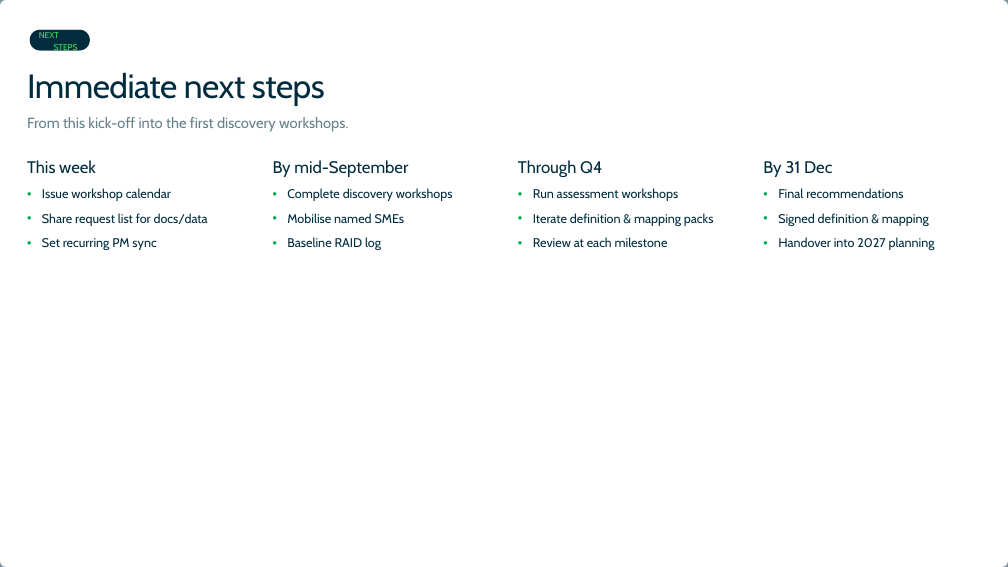
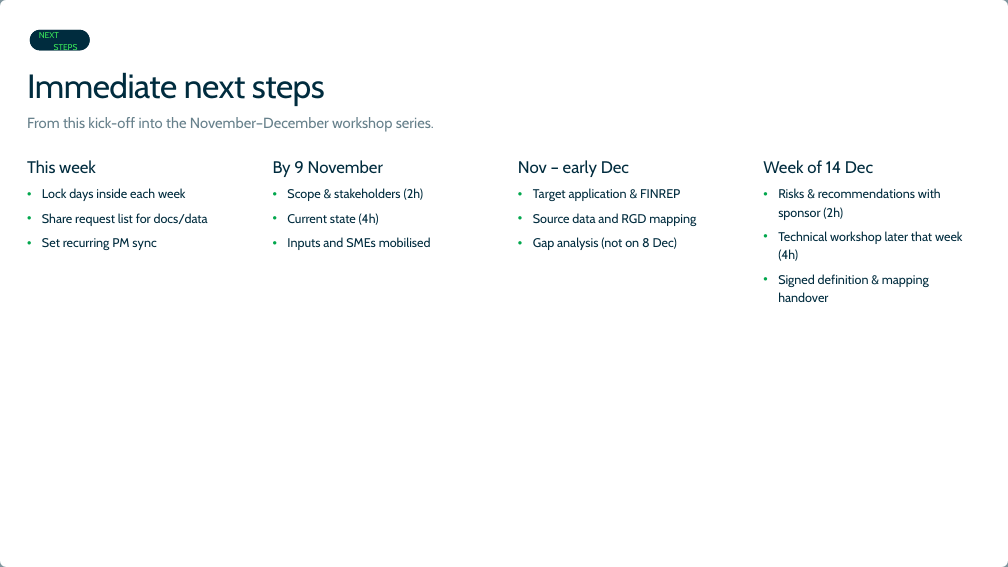
Before and after one commit to vandenbosschekevin-dev/dev, a slide deck: slide 24 of deliverables/Intesa_Sanpaolo_FINREP_RRH_PDS_Workshop_Kick-off.pptx. Drawn at 1008x567 pixels with LibreOffice and Linux fonts; fonts in the diff are those of the drawing; background and template pictures are left out. Boxes give left, top, right and bottom in pixels: in the first picture for what was removed or moved away, otherwise in the second. Text is boxed around its words. In the diff, an @@ line names an element or a change of style, - is before the commit and + after.

```diff
--- a/deliverables/Intesa_Sanpaolo_FINREP_RRH_PDS_Workshop_Kick-off.pptx
+++ b/deliverables/Intesa_Sanpaolo_FINREP_RRH_PDS_Workshop_Kick-off.pptx
@@ text at [27, 117, 434, 132]: text changed @@
-From this kick-off into the first discovery workshops.
+From this kick-off into the November–December workshop series.
@@ text at [273, 160, 383, 177]: text changed @@
-By mid-September
+By 9 November
@@ text at [518, 160, 629, 177]: text changed @@
-Through Q4
+Nov – early Dec
@@ text at [763, 160, 873, 173]: text changed @@
-By 31 Dec
+Week of 14 Dec
@@ text at [42, 188, 186, 201]: text changed @@
-• Issue workshop calendar
+• Lock days inside each week
@@ text at [287, 188, 431, 250]: text changed @@
-• Complete discovery workshops
-• Mobilise named SMEs
-• Baseline RAID log
+• Scope & stakeholders (2h)
+• Current state (4h)
+• Inputs and SMEs mobilised
@@ text at [533, 188, 696, 250]: text changed @@
-• Run assessment workshops
-• Iterate definition & mapping packs
-• Review at each milestone
+• Target application & FINREP
+• Source data and RGD mapping
+• Gap analysis (not on 8 Dec)
@@ text at [778, 188, 963, 302]: text changed @@
-• Final recommendations
-• Signed definition & mapping
-• Handover into 2027 planning
+• Risks & recommendations with sponsor (2h)
+• Technical workshop later that week (4h)
+• Signed definition & mapping handover
```
Also in this commit, not shown: 5 other slides changed.
